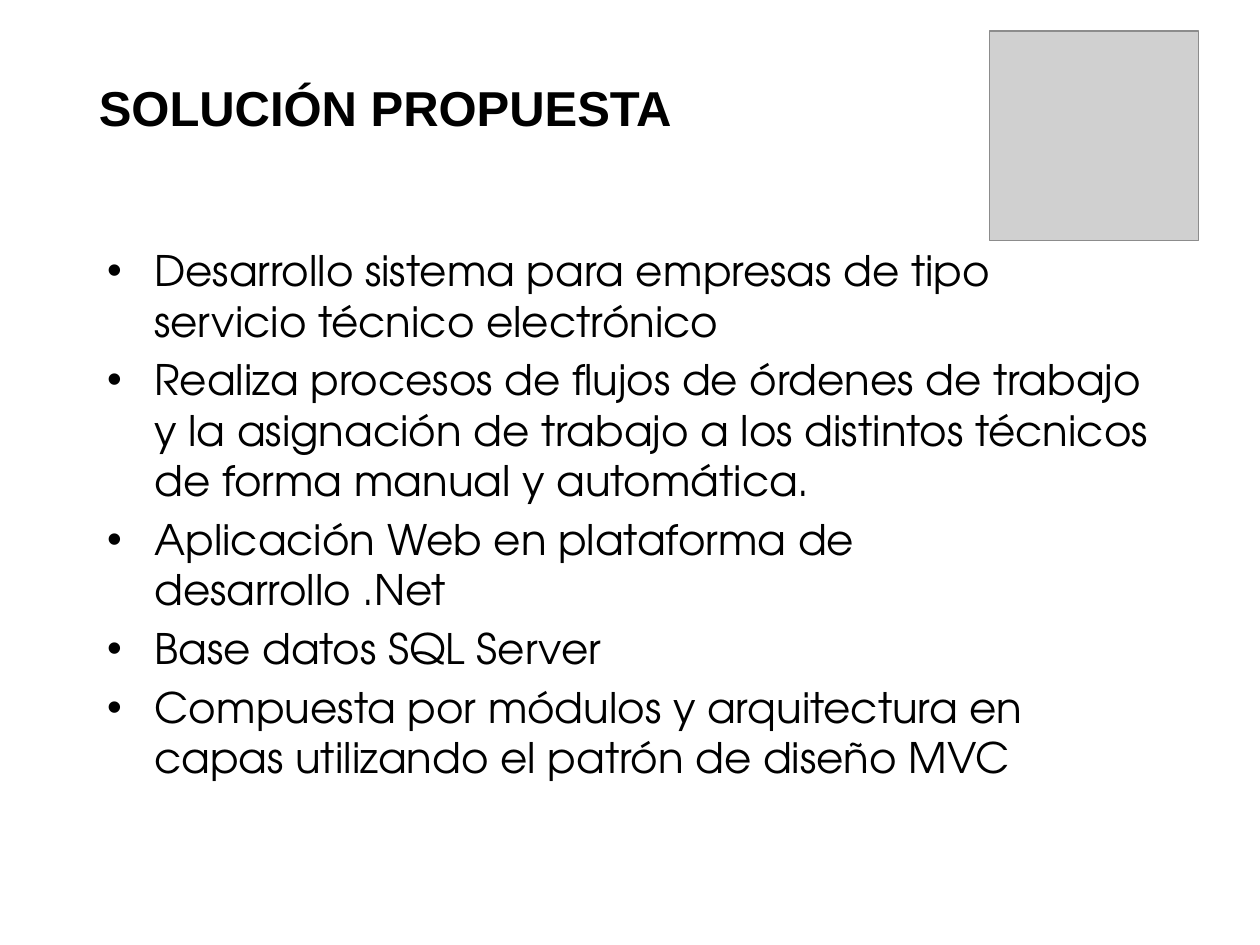
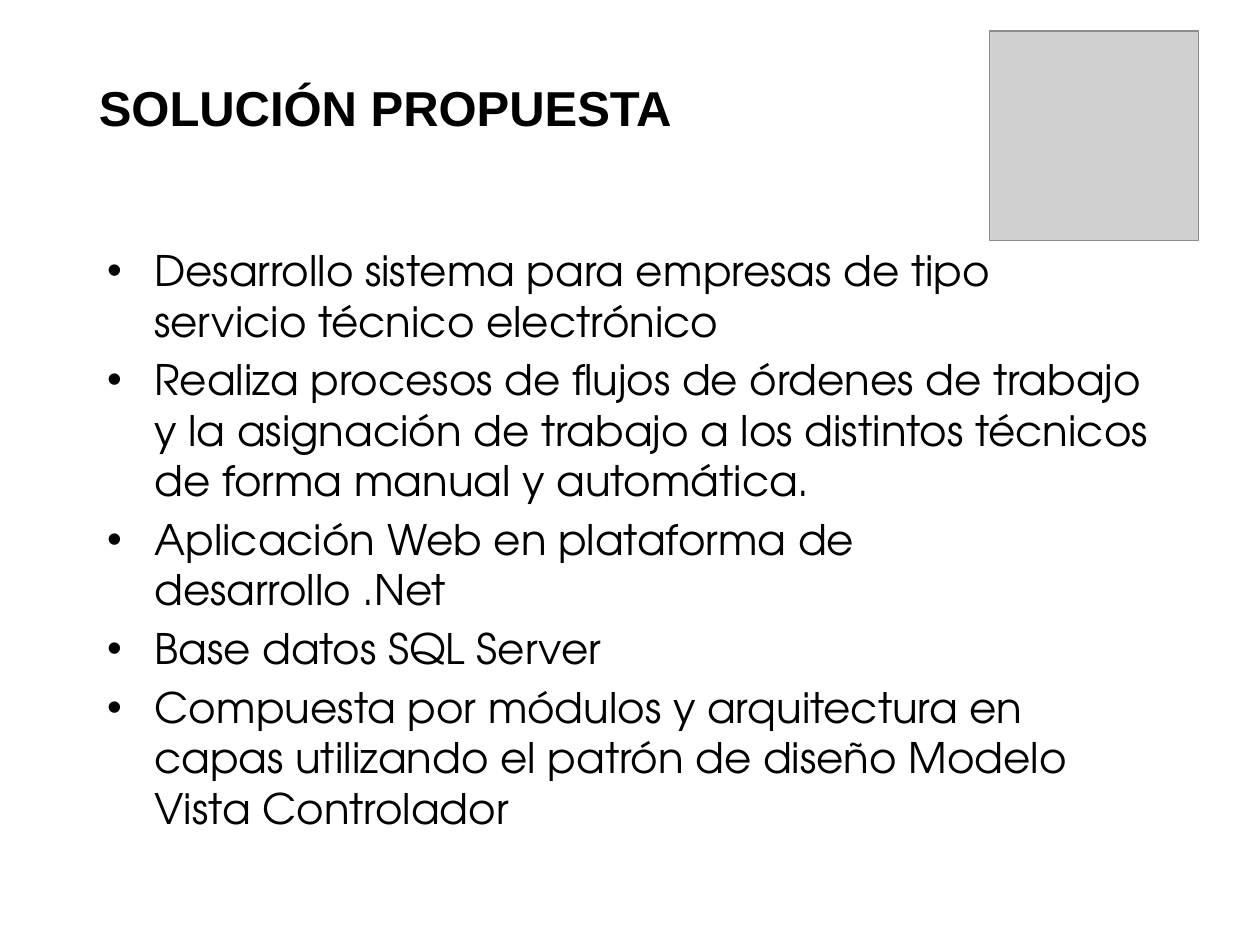
Before and after one commit to saburto/sigset, a slide deck: slide 12 of sigset/documentos/Documentos finales/Presentacion.pptx. Drawn at 1260x945 pixels with LibreOffice and Linux fonts; fonts in the diff are those of the drawing; grey boxes stand for pictures; background and template pictures are left out. Boxes give left, top, right and bottom in pixels: in the first picture for what was removed or moved away, otherwise in the second. Text is boxed around its words. In the diff, an @@ line names an element or a change of style, - is before the commit and + after.

```diff
--- a/sigset/documentos/Documentos finales/Presentacion.pptx
+++ b/sigset/documentos/Documentos finales/Presentacion.pptx
@@ text at bbox=[154, 691, 1067, 825]: text changed @@
-• Compuesta por módulos y arquitectura en capas utilizando el patrón de diseño MVC
+• Compuesta por módulos y arquitectura en capas utilizando el patrón de diseño Modelo Vista Controlador
```
